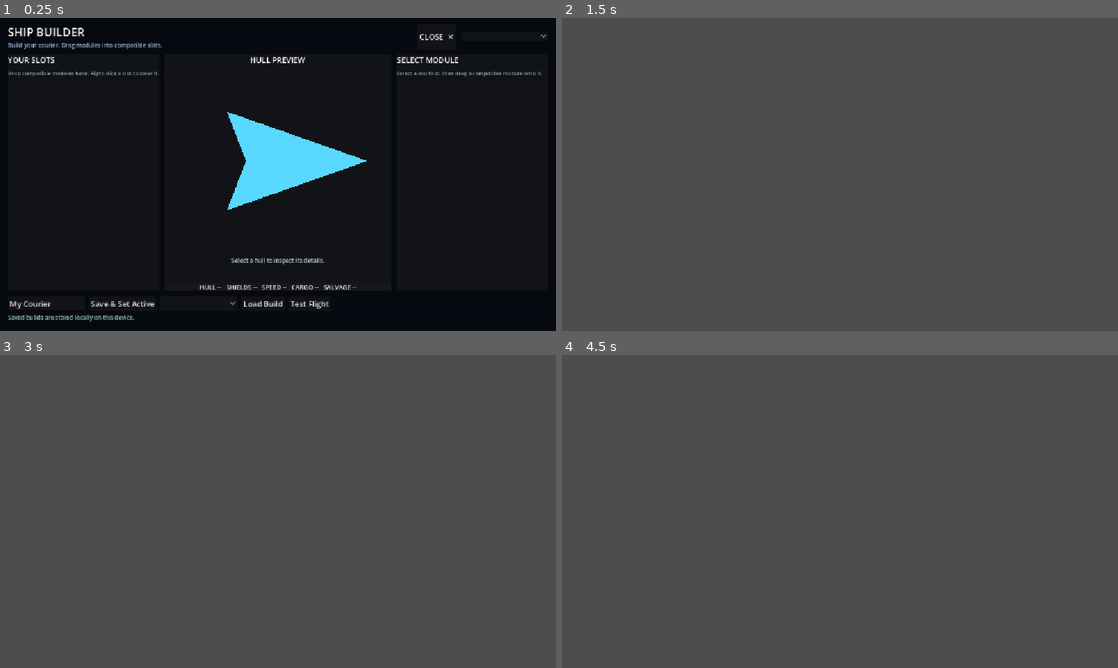
Above: before the commit, frames 1-4 (two rows, left to right).
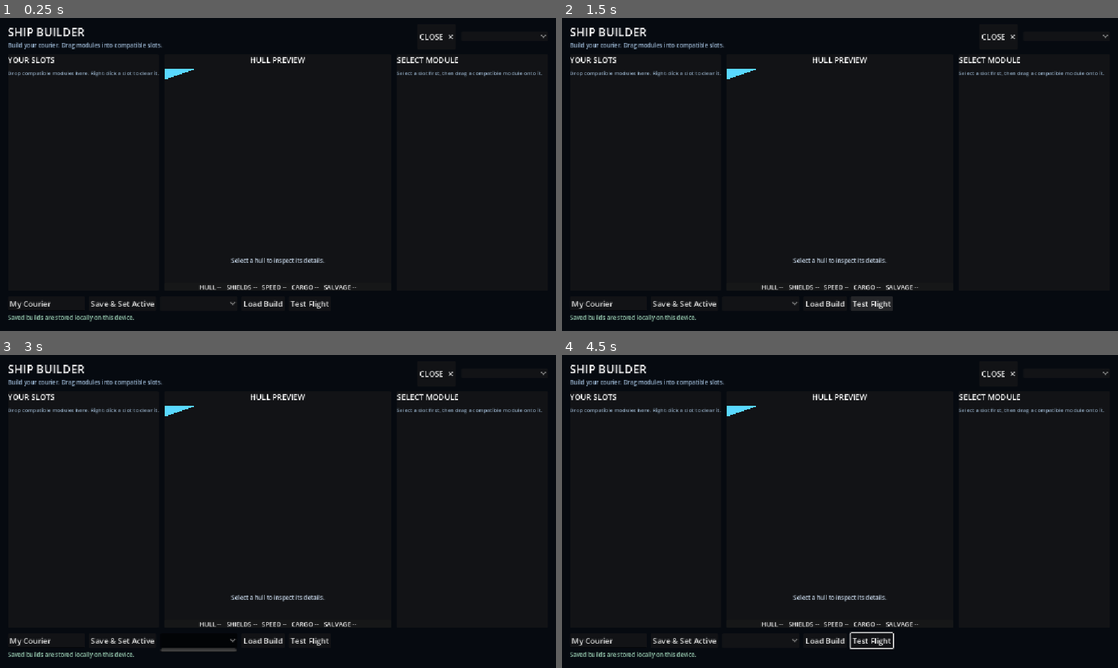
Above: after the commit, the same moments.

Repository: Bbran4/SpaceDelivery
Game: Godot game, scene res://scenes/ui/ship_builder.tscn
The game is run twice, just before and just after one commit, with the same random seed, the same clock (stepped at 60 frames per second) and the same inputs. This scene is started directly instead of the project's main scene.
Inputs (mouse positions are in pixels of both pictures, inside the frame that each line leads up to):
- Up to frame 1 (0.25 s): no input
- Up to frame 2 (1.5 s): click (1067, 36) at 0.5 s; click "Test Flight" at 1.25 s
- Up to frame 3 (3 s): click (122, 639) at 2 s, where only the run after the commit has a clickable "Save & Set Active"; click (200, 639) at 2.77 s
- Up to frame 4 (4.5 s): click (823, 639) at 3.5 s, where only the run after the commit has a clickable "Load Build"; move the mouse to (962, 495) at 4.27 s; hold D (right) from 4.28 s (still down); hold Tab from 4.28 s (still down); click (962, 495) at 4.42 s

The runs differ from the first frame. In frame 1, 3.5% of the frame differs, in the area x 29-66%, y 16-62%; in frame 2, 99%, in the area x 0-100%, y 0-100%; in frame 3, 99%; in frame 4, 99%.
Error before the commit: Invalid assignment of property or key 'visible' with value of type 'bool' on a base object of type 'null instance'. (res://scripts/ship_builder.gd:56)
Error after the commit: Parse Error: Identifier "modules_panel" not declared in the current scope. (res://scripts/ship_builder.gd:432)

Commit message:
Place ship stats beside slot-driven module picker

Diff:
--- a/scripts/ship_builder.gd
+++ b/scripts/ship_builder.gd
@@ -39,7 +39,9 @@
 @onready var build_name_input: LineEdit = %BuildNameInput
 @onready var saved_build_picker: OptionButton = %SavedBuildPicker
 @onready var status_label: Label = %StatusLabel
-@onready var modules_panel: PanelContainer = %ModulesPanel
+@onready var module_title: Label = $Margin/Layout/BodyScroll/Body/ModulesPanel/ModulesVBox/ModulesTitle
+@onready var module_hint: Label = $Margin/Layout/BodyScroll/Body/ModulesPanel/ModulesVBox/ModulesHint
+@onready var module_scroll: ScrollContainer = %ModuleScroll
 @onready var close_button: Button = %CloseButton
 
 var selected_slot_index: int = -1
@@ -53,7 +55,9 @@
 	resized.connect(_update_layout)
 	preview_canvas.resized.connect(_center_ship_preview)
 	_update_layout()
-	modules_panel.visible = false
+	module_title.visible = false
+	module_hint.visible = false
+	module_scroll.visible = false
 	close_button.pressed.connect(_on_back_pressed)
 	_center_ship_preview()
 	_populate_hulls()
@@ -92,7 +96,9 @@
 		selected_module_paths[slot_index] = ""
 	_update_hull_preview()
 	selected_slot_index = -1
-	modules_panel.visible = false
+	module_title.visible = false
+	module_hint.visible = false
+	module_scroll.visible = false
 	_rebuild_slot_groups()
 	_rebuild_module_groups()
 	_refresh_stats()
@@ -240,7 +246,9 @@
 	if selected_hull == null or slot_index < 0 or slot_index >= selected_hull.slot_categories.size():
 		return
 	selected_slot_index = slot_index
-	modules_panel.visible = true
+	module_title.visible = true
+	module_hint.visible = true
+	module_scroll.visible = true
 	_rebuild_module_groups()
 	status_label.text = "Choose a compatible module for slot %d." % (slot_index + 1)
 
@@ -256,7 +264,9 @@
 	selected_modules[slot_index] = module
 	_rebuild_slot_groups()
 	_refresh_stats()
-	modules_panel.visible = false
+	module_title.visible = false
+	module_hint.visible = false
+	module_scroll.visible = false
 	selected_slot_index = -1
 	_rebuild_module_groups()
 	status_label.text = "Equipped %s in slot %d." % [module.display_name, slot_index + 1] if module != null else "Slot %d cleared." % (slot_index + 1)
